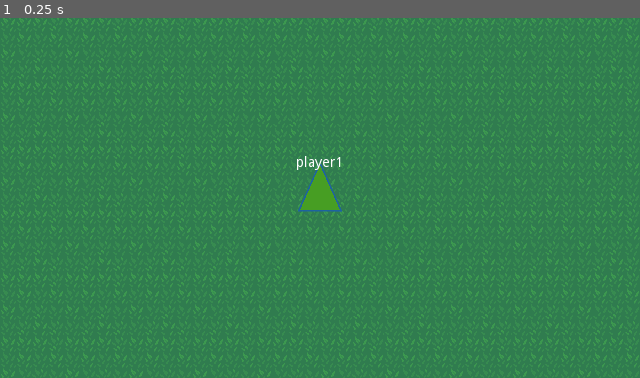
Above: before the commit, frame 1.
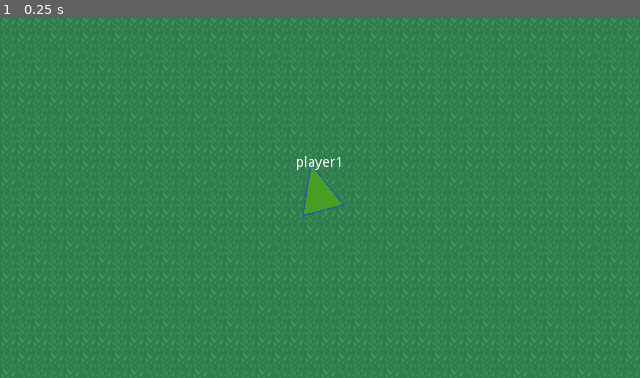
Above: after the commit, the same moment.

Repository: tangfuhao/InTheWorld
Game: Godot game, scene res://src/world/World.tscn
Same seed, same stepped clock (60 frames per second), same inputs: the game is played once before the commit and once after it.
Inputs:
- Up to frame 1 (0.25 s): no input

The runs differ from the first frame. In frame 1, 0.2% of the frame differs, in the area x 46-54%, y 40-56%.

Commit message:
优化规划器  同时加入任务模块

Diff:
--- a/config/strategy.json
+++ b/config/strategy.json
@@ -25,7 +25,6 @@
         "策略选择": [
             {
                 "策略前置条件": "周围有参数",
-                "策略完结条件": "周围有参数",
                 "任务队列": "随机移动"
             }
         ]
--- a/project.godot
+++ b/project.godot
@@ -10,9 +10,24 @@
 
 _global_script_classes=[ {
 "base": "Reference",
+"class": "AccessToTarget",
+"language": "GDScript",
+"path": "res://src/character/tasks/AccessToTarget.gd"
+}, {
+"base": "Reference",
+"class": "ApproachToTarget",
+"language": "GDScript",
+"path": "res://src/character/tasks/ApproachToTarget.gd"
+}, {
+"base": "Reference",
 "class": "Evaluate",
 "language": "GDScript",
 "path": "res://src/character/status/Evaluate.gd"
+}, {
+"base": "Reference",
+"class": "FurtherAwayTarget",
+"language": "GDScript",
+"path": "res://src/character/tasks/FurtherAwayTarget.gd"
 }, {
 "base": "Reference",
 "class": "GSAIAgentLocation",
@@ -164,6 +179,11 @@
 "language": "GDScript",
 "path": "res://src/character/motivation/MotivationModel.gd"
 }, {
+"base": "KinematicBody2D",
+"class": "Player",
+"language": "GDScript",
+"path": "res://src/character/Human.gd"
+}, {
 "base": "Reference",
 "class": "StatusEffectModel",
 "language": "GDScript",
@@ -188,9 +208,22 @@
 "class": "StrategyModel",
 "language": "GDScript",
 "path": "res://src/character/strategy/StrategyModel.gd"
+}, {
+"base": "Reference",
+"class": "Task",
+"language": "GDScript",
+"path": "res://src/character/tasks/Task.gd"
+}, {
+"base": "Reference",
+"class": "Wander",
+"language": "GDScript",
+"path": "res://src/character/tasks/Wander.gd"
 } ]
 _global_script_class_icons={
+"AccessToTarget": "",
+"ApproachToTarget": "",
 "Evaluate": "",
+"FurtherAwayTarget": "",
 "GSAIAgentLocation": "",
 "GSAIArrive": "",
 "GSAIAvoidCollisions": "",
@@ -221,11 +254,14 @@
 "GSAITargetAcceleration": "",
 "GSAIUtils": "",
 "MotivationModel": "",
+"Player": "",
 "StatusEffectModel": "",
 "StatusModel": "",
 "StrategyChain": "",
 "StrategyItemModel": "",
-"StrategyModel": ""
+"StrategyModel": "",
+"Task": "",
+"Wander": ""
 }
 
 [application]
@@ -273,7 +309,8 @@
 [layer_names]
 
 2d_render/layer_1="word "
-2d_render/layer_2="player"
+2d_render/layer_2="player1"
+2d_render/layer_3="player2"
 
 [rendering]
 
--- a/src/character/Human.gd
+++ b/src/character/Human.gd
@@ -1,4 +1,7 @@
 extends KinematicBody2D
+class_name Player
+
+
 
 export var player_name = "player1"
 export var speed_max := 300
@@ -10,7 +13,7 @@
 #运动属性
 var velocity := Vector2.ZERO
 var angular_velocity := 0.0
-var direction := Vector2.UP
+var direction := Vector2.ZERO
 
 
 #ai steering
@@ -27,10 +30,15 @@
 onready var motivation = $Motivation
 onready var strategy = $Strategy
 onready var world_status = $WorldStatus
-
+onready var player_detection_zone = $PlayerDetectionZone
 onready var playerName = $LabelLayout/PlayerName
 
+#目标
+var target = null setget set_target,get_target
+
+
 func _ready() -> void:
+
 	randomize()
 
 	agent.linear_speed_max = speed_max
@@ -39,7 +47,7 @@
 	agent.angular_acceleration_max = deg2rad(rotation_accel_max)
 	agent.bounding_radius = 10
 	update_agent()
-	update_wander()
+#	update_wander()
 	face.alignment_tolerance = deg2rad(5)
 	face.deceleration_radius = deg2rad(45)
 	playerName.text = player_name
@@ -54,24 +62,27 @@
 	strategy.process_task(_delta)
 
 func _physics_process(_delta: float) -> void:
-#	update_agent()
+	update_agent()
 #	update_wander()
-#
-#	var movement := -1
+
+
+	#计算位移
+	var movement := -1
 #	direction = GSAIUtils.angle_to_vector2(rotation).normalized()
-#	velocity = velocity.move_toward(direction * speed_max * movement,delta * acceleration_max);
-#	velocity = move_and_slide(velocity)
-#
-#
-#
-#	face.calculate_steering(accel)
-#	if accel.angular == 0:
-#		angular_velocity = 0
-#	else:
-#		angular_velocity += accel.angular * delta
-#		angular_velocity = clamp(angular_velocity, -agent.angular_speed_max, agent.angular_speed_max)
-#		rotation += angular_velocity * delta
-	pass
+#	direction = Vector2.ZERO
+	velocity = velocity.move_toward(direction * speed_max * movement, _delta * acceleration_max);
+	velocity = move_and_slide(velocity)
+
+
+	#计算朝向
+	face.calculate_steering(accel)
+	if accel.angular == 0:
+		angular_velocity = 0
+	else:
+		angular_velocity += accel.angular * _delta
+		angular_velocity = clamp(angular_velocity, -agent.angular_speed_max, agent.angular_speed_max)
+		rotation += angular_velocity * _delta
+
 
 func update_wander() -> void:
 	wanderController.rotation_degrees = rand_range(0,360)
@@ -85,3 +96,9 @@
 	agent.linear_velocity.x = velocity.x
 	agent.linear_velocity.y = velocity.y
 	agent.angular_velocity = angular_velocity
+
+
+func set_target(_target):
+	target = _target
+func get_target():
+	return target
--- a/src/character/Human.tscn
+++ b/src/character/Human.tscn
@@ -41,6 +41,7 @@
 [node name="PlayerDetectionZone" parent="." instance=ExtResource( 6 )]
 position = Vector2( 0.181107, -15.9374 )
 monitorable = false
+collision_mask = 4
 
 [node name="Status" parent="." instance=ExtResource( 3 )]
 
--- a/src/character/PlayerDetectionZone.gd
+++ b/src/character/PlayerDetectionZone.gd
@@ -1,36 +1,52 @@
 extends Area2D
+#视线检测区域  加入了记忆功能
+#最近的见过的人
+var recently_see_stuff_in_vision_arr:Array = []
+
+
 
 signal see_new_player(body)
-
 #五分钟不见一个人  会重置相见
-export var forget_people_time_in_secords = 1 * 60
-
+export var forget_people_time_in_secords = 5 * 60
 #最近见过的人（已不在视线中）
-var recently_see_stuff_arr:Array = []
+var recently_see_stuff_arr_in_memory:Array = []
 var recently_see_stuff_record_time_dic:Dictionary = {}
-var record_time = 0
-
 onready var rememberTimer = $RememberTimer
 
-func _process(delta):
-	record_time += delta
+
+#遇见时刻
+func _on_PlayerDetectionZone_body_entered(body):
+	update_body_enter_in_vision(body)
+	update_body_enter_in_memory(body)
+
+#遇见离开
+func _on_PlayerDetectionZone_body_exited(body):
+	update_body_exit_in_vision(body)
+	update_body_exit_in_memory(body)
 
 
-func _on_PlayerDetectionZone_body_entered(body):
-	var find_index =  recently_see_stuff_arr.find(body)
+func update_body_enter_in_vision(body):
+	recently_see_stuff_in_vision_arr.push_back(body)
+
+func update_body_exit_in_vision(body):
+	var find_index = recently_see_stuff_in_vision_arr.find(body)
+	if find_index >= 0 : recently_see_stuff_in_vision_arr.remove(find_index)
+
+
+func update_body_enter_in_memory(body):
+	var find_index =  recently_see_stuff_arr_in_memory.find(body)
 	if find_index == 0:
 		if rememberTimer.is_stopped() == false : rememberTimer.stop()
 		erase_last_see_stuff()
 		update_next_last_see_stuff()
 	elif find_index > 0:
-		recently_see_stuff_arr.remove(find_index)
+		recently_see_stuff_arr_in_memory.remove(find_index)
 		recently_see_stuff_record_time_dic.erase(body)
 	else:
 		print("发现了新玩家："+body.player_name)
 		emit_signal("see_new_player",body)
 
-
-func _on_PlayerDetectionZone_body_exited(body):
+func update_body_exit_in_memory(body):
 	record_newest_last_see_stuff(body)
 	update_next_last_see_stuff()
 
@@ -41,20 +57,26 @@
 #更新下一个 记得最久的人
 func update_next_last_see_stuff():
 	if rememberTimer.is_stopped() == false : return
-	if recently_see_stuff_arr.empty() : return
+	if recently_see_stuff_arr_in_memory.empty() : return
 
-	var last_see_stuff = recently_see_stuff_arr[0]
+	var last_see_stuff = recently_see_stuff_arr_in_memory[0]
 	var last_see_stuff_record_time = recently_see_stuff_record_time_dic[last_see_stuff]
-	var last_see_stuff_past_time = record_time - last_see_stuff_record_time
-	var update_time = forget_people_time_in_secords - last_see_stuff_past_time
+	var last_see_stuff_past_time = OS.get_ticks_msec() - last_see_stuff_record_time
+	var last_see_stuff_past_time_in_secs:float = (last_see_stuff_past_time * 0.001)
+	var update_time = forget_people_time_in_secords - last_see_stuff_past_time_in_secs
 	if update_time <= 0 : update_time = 0.01
+	print("记忆重置时间为："+ str(update_time))
 	rememberTimer.start(update_time)
 
 #擦除记得最久的人
 func erase_last_see_stuff():
-	recently_see_stuff_record_time_dic.erase(recently_see_stuff_arr.pop_front())
+	recently_see_stuff_record_time_dic.erase(recently_see_stuff_arr_in_memory.pop_front())
 
 #记录最新的最后见过的人
 func record_newest_last_see_stuff(body):
-	recently_see_stuff_arr.push_back(body)
-	recently_see_stuff_record_time_dic[body] = record_time
+	recently_see_stuff_arr_in_memory.push_back(body)
+	recently_see_stuff_record_time_dic[body] = OS.get_ticks_msec()
+
+#获取视线里最后的一个人
+func get_recent_target():
+	return recently_see_stuff_in_vision_arr.back()
--- a/src/character/strategy/Strategy.gd
+++ b/src/character/strategy/Strategy.gd
@@ -9,34 +9,71 @@
 #防止规划的抖动
 onready var re_plan_timer = $RePlanTimer
 
+
+
+
 func process_task(_delta: float):
 	if current_running_task:
-		if current_running_task.process(_delta) == false: current_running_task = null
-		return
-	if current_strategy_chain == null:
-		send_re_plan_signal()
-		return
-
-	var first_task_in_strategy_chain = null
-	if current_strategy_chain: first_task_in_strategy_chain = current_strategy_chain.pop_first_task()
-	if first_task_in_strategy_chain :
-		current_running_task = instance_task(first_task_in_strategy_chain)
-#		if current_running_task.process(_delta) == false: current_running_task = null
-	else:
-		current_strategy_chain = null
-		send_re_plan_signal()
+		var task_state = current_running_task.process(_delta)
+		if task_state == Task.STATE.GOAL_COMPLETED:
+			current_running_task.terminate()
+			current_running_task = run_next_task()
+			return
+		elif task_state == Task.STATE.GOAL_ACTIVE:
+			return
+		elif task_state == Task.STATE.GOAL_FAILED:
+			clean_current_task()
+	else:
+		current_running_task = run_next_task()
+
+	if current_running_task == null : send_re_plan_signal()
+
+
+func clean_current_task():
+	if current_running_task :
+		current_running_task.terminate()
+		current_running_task = null
+		current_strategy_chain.clean()
 
 func send_re_plan_signal():
 	if re_plan_timer.is_stopped():
+		clean_current_task()
 		re_plan_timer.start(0.5)
 
-func instance_task(task_name_and_params):
-	print("初始化行为:",task_name_and_params)
+func run_next_task():
+	if current_strategy_chain:
+		var first_task_in_strategy_chain = current_strategy_chain.pop_first_task()
+		if first_task_in_strategy_chain :
+			current_running_task = instance_task(first_task_in_strategy_chain)
+			current_running_task.active()
+			return current_running_task
+	send_re_plan_signal()
+	return null
+
+func instance_task(task_name_and_params:String):
+	var task_split_value = Array(task_name_and_params.split(":"))
+	var task_name = task_split_value.pop_front()
+	var task_params = task_split_value.pop_front()
+	if task_name == "获取目标":
+		var task:AccessToTarget = AccessToTarget.new()
+		task.init(owner,task_params)
+		return task
+	elif task_name == "远离目标":
+		var task:FurtherAwayTarget = FurtherAwayTarget.new()
+		task.init(owner,task_params)
+		return task
+	elif task_name == "移动到目标":
+		var task:ApproachToTarget = ApproachToTarget.new()
+		task.init(owner,task_params)
+		return task
+	else:
+		print("没有视线的任务",task_name)
+
 	return null
 
 func setup():
 	randomize()
-	re_plan_timer.connect("timeout",self,"re_plan_strategy")
+#	re_plan_timer.connect("timeout",self,"re_plan_strategy")
 	world_status = owner.world_status
 	var motivation_component = owner.motivation
 	motivation_component.connect("highest_priority_motivation_change",self,"highest_priority_motivation_change")
@@ -134,7 +171,7 @@
 
 func order_sort_select(meet_strategy_arr):
 	meet_strategy_arr.sort_custom(StrategySort,"sort_ascending")
-	return meet_strategy_arr[0]
+	return meet_strategy_arr.front()
 
 func random_sort_select(meet_strategy_arr,_random_code_arr,level):
 	var random_code
--- a/src/character/strategy/StrategyChain.gd
+++ b/src/character/strategy/StrategyChain.gd
@@ -2,6 +2,11 @@
 var random_code_arr:Array = []
 var task_name_chian:Dictionary = {}
 var strategy_chain:Array = []
+
+func clean():
+	random_code_arr.clear()
+	strategy_chain.clear()
+	task_name_chian.clear()
 
 func push_task_level(_level,_task):
 	if task_name_chian.has(_level) == false:
@@ -27,4 +32,5 @@
 func roll_back_strategy():
 	strategy_chain.pop_back()
 func get_startegy_by_index(index):
+	if strategy_chain.size() <= 2 : return null
 	return strategy_chain[index]
--- /dev/null
+++ b/src/character/tasks/AccessToTarget.gd
@@ -0,0 +1,13 @@
+extends "res://src/character/tasks/Task.gd"
+class_name AccessToTarget
+#获取目标任务
+
+func process(_delta: float):
+	if human:
+		var detection_zone = human.player_detection_zone
+		var target = detection_zone.get_recent_target()
+		if target:
+			human.set_target(target)
+			return STATE.GOAL_COMPLETED
+
+	return STATE.GOAL_FAILED
--- /dev/null
+++ b/src/character/tasks/ApproachToTarget.gd
@@ -0,0 +1,19 @@
+extends "res://src/character/tasks/Task.gd"
+class_name ApproachToTarget
+#接近目标的任务
+
+func process(_delta: float):
+	if human:
+		var target = human.get_target()
+		if target:
+			var direction:Vector2 = human.global_position - target.global_position
+			direction.normalized()
+			human.direction = direction * -1
+			return STATE.GOAL_ACTIVE
+		else:
+			return STATE.GOAL_COMPLETED
+	return STATE.GOAL_FAILED
+
+func terminate():
+	if human:
+		human.direction = Vector2.ZERO
--- /dev/null
+++ b/src/character/tasks/FurtherAwayTarget.gd
@@ -0,0 +1,19 @@
+extends "res://src/character/tasks/Task.gd"
+class_name FurtherAwayTarget
+#远离目标任务
+
+func process(_delta: float):
+	if human:
+		var target = human.get_target()
+		if target:
+			var direction:Vector2 = human.global_position - target.global_position
+			direction.normalized()
+			human.direction = direction
+			return STATE.GOAL_ACTIVE
+		else:
+			return STATE.GOAL_COMPLETED
+	return STATE.GOAL_FAILED
+
+func terminate():
+	if human:
+		human.direction = Vector2.ZERO
--- /dev/null
+++ b/src/character/tasks/Task.gd
@@ -0,0 +1,19 @@
+class_name Task
+
+var human:Player
+var params:String
+
+enum STATE {GOAL_ACTIVE, GOAL_INACTIVE, GOAL_COMPLETED, GOAL_FAILED}
+
+func init(_human,_params):
+	human = _human
+	params = _params
+
+func active():
+	pass
+
+func process(_delta: float):
+	return STATE.GOAL_COMPLETED
+
+func terminate():
+	pass
--- /dev/null
+++ b/src/character/tasks/Wander.gd
@@ -0,0 +1,18 @@
+extends "res://src/character/tasks/Task.gd"
+class_name Wander
+#漫游任务
+
+
+func active():
+	human.set_wander(true)
+
+func process(_delta: float):
+	if human:
+
+		human.update_wander()
+		return STATE.GOAL_ACTIVE
+	return STATE.GOAL_FAILED
+
+func terminate():
+	if human:
+		human.set_wander(false)
